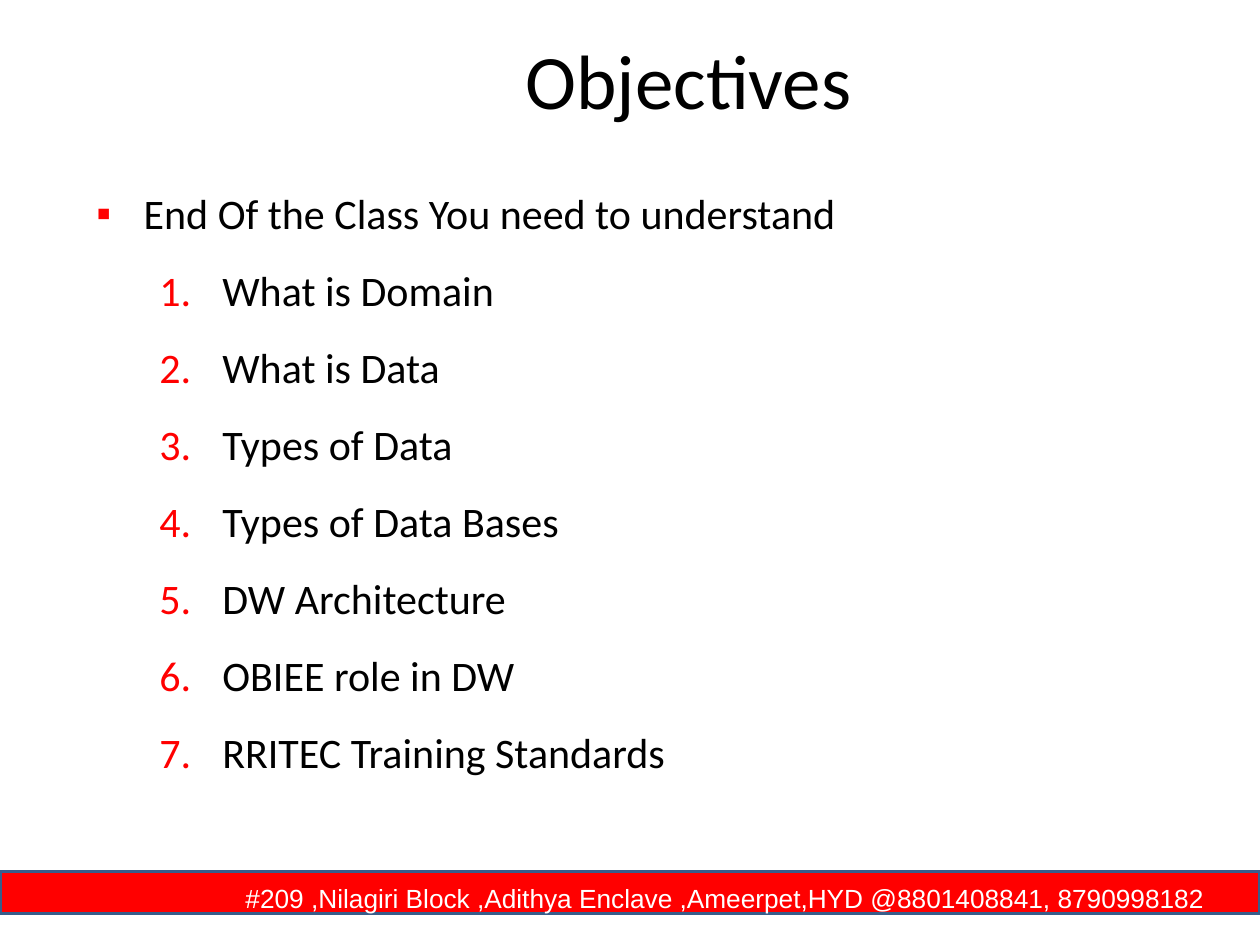
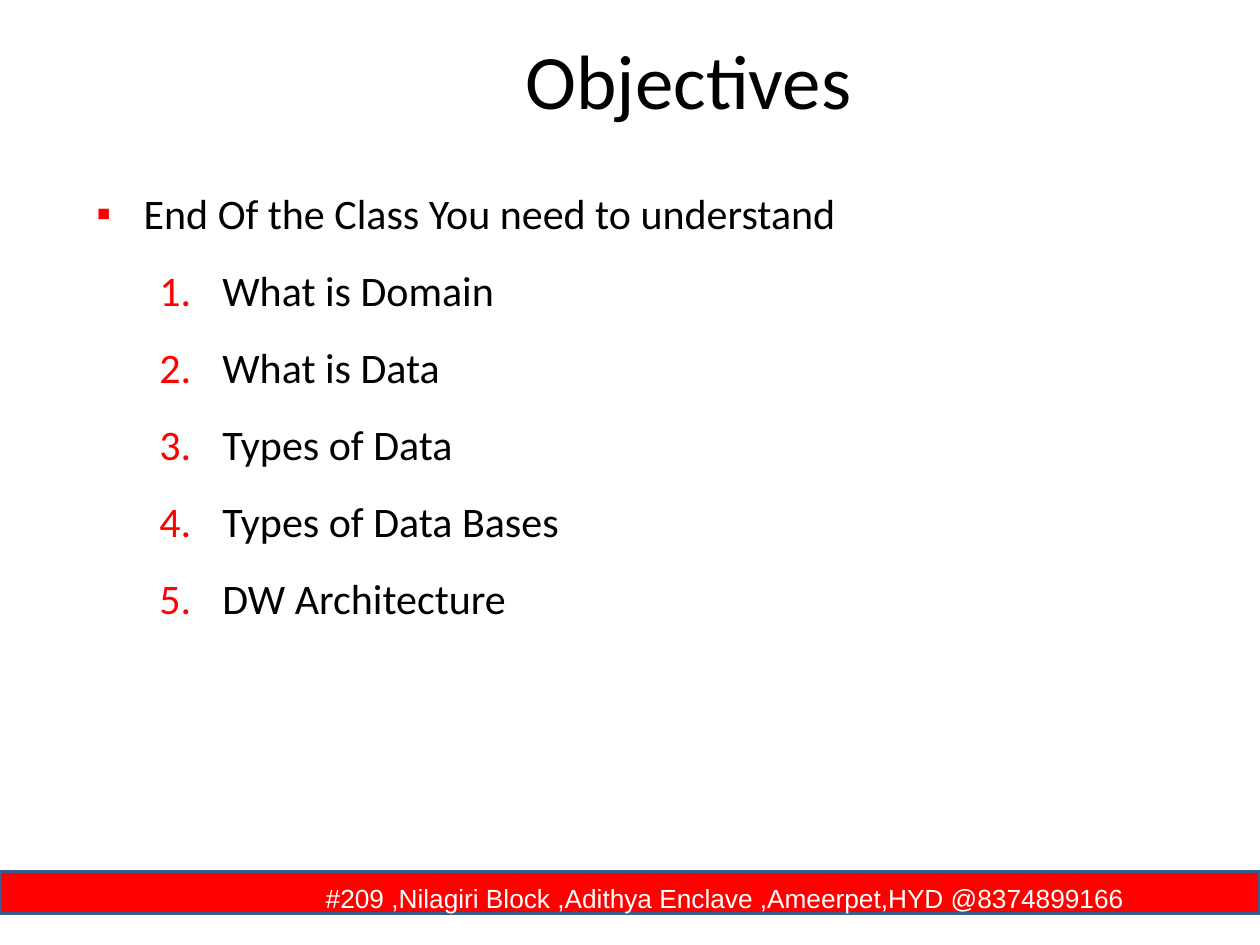
Before and after one commit to rritec/snowflake, a slide deck: slide 2 of Demo1.2.ppt (slide 4 before the commit). Drawn at 1260x945 pixels with LibreOffice and Linux fonts; fonts in the diff are those of the drawing; background and template pictures are left out. Boxes give left, top, right and bottom in pixels: in the first picture for what was removed or moved away, otherwise in the second. Text is boxed around its words. In the diff, an @@ line names an element or a change of style, - is before the commit and + after.

```diff
--- a/Demo1.2.ppt
+++ b/Demo1.2.ppt
@@ text at [222,661,665,776]: paragraphs removed @@
-  6. OBIEE role in DW
-  7. RRITEC Training Standards
@@ text in rectangle at [326,889,1124,913]: text changed @@
-#209 ,Nilagiri Block ,Adithya Enclave ,Ameerpet,HYD @8801408841, 8790998182
+#209 ,Nilagiri Block ,Adithya Enclave ,Ameerpet,HYD @8374899166
```
Also in this commit, not shown: 30 other slides changed, 1 slide added, 22 slides removed.
